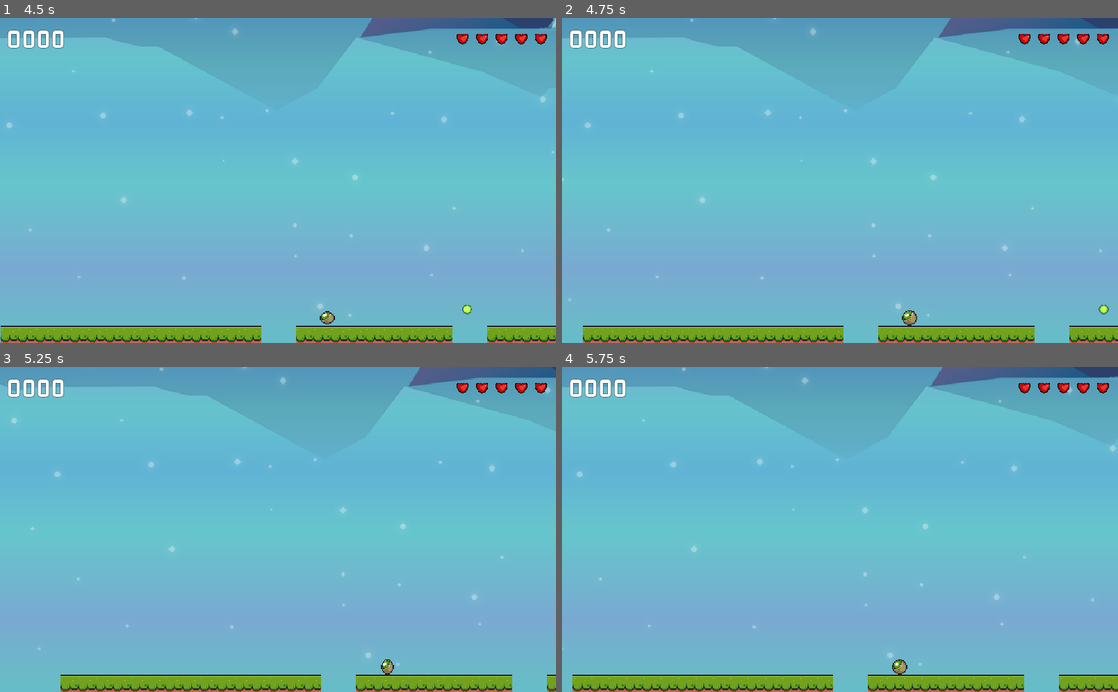
Above: before the commit, frames 1-4 (two rows, left to right).
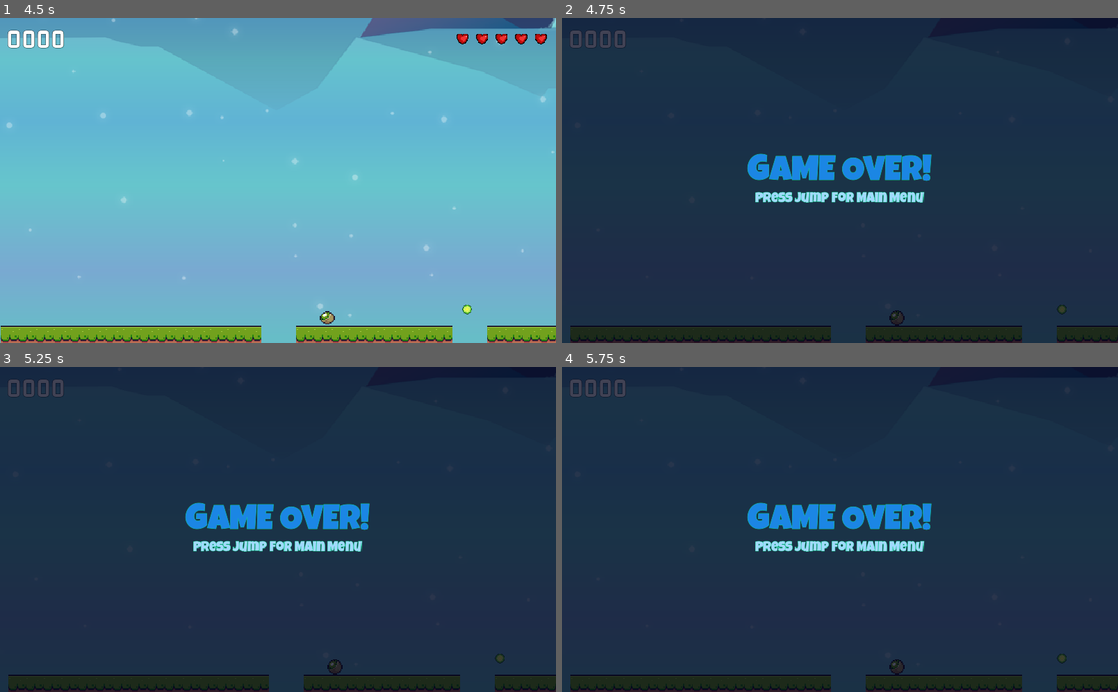
Above: after the commit, the same moments.

Repository: dizuane/godot-fox-antics
Game: Godot game, scene res://main/main.tscn
The game is run twice, just before and just after one commit, with the same random seed, the same clock (stepped at 60 frames per second) and the same inputs.
Inputs:
- Up to frame 1 (4.5 s): tap Enter at 0.5 s; hold D (right) 0.53-2.03 s; tap E (shoot) every 0.75 s from 0.6 to 4.35 s; tap Space (jump) at 0.77, 1.52, 3.02, 3.77 s; hold A (left) 2.03-2.78 s; hold D (right) 2.78-4.28 s; hold A (left) from 4.28 s (still down)
- Up to frame 2 (4.75 s): keep holding A (left); tap Space (jump) at 4.52 s
- Up to frame 3 (5.25 s): release A (left) at 5.03 s; hold D (right) from 5.03 s (still down); tap E (shoot) at 5.1 s
- Up to frame 4 (5.75 s): keep holding D (right)

Frame 1 is identical in both runs. In frame 2, 100% of the frame differs, in the area x 0-100%, y 0-100%; in frame 3, 100%; in frame 4, 100%.

Commit message:
Added death when falling off of the map

Diff:
--- a/player/player.gd
+++ b/player/player.gd
@@ -8,6 +8,7 @@
 @onready var hurt_timer = $HurtTimer
 
 const GRAVITY: float = 1000.0
+const FALLEN_OFF: float = 100.0
 const RUN_SPEED: float = 120.0
 const MAX_FALL: float = 400.0
 const JUMP_VELOCITY: float = -400.0
@@ -30,6 +31,7 @@
 
 
 func _physics_process(delta):
+	fallen_off()
 	if !is_on_floor():
 		velocity.y += GRAVITY * delta
 
@@ -50,6 +52,14 @@
 		_invincible,
 		_lives
 	]
+
+
+func fallen_off() -> void:
+	if global_position.y < FALLEN_OFF:
+		return
+
+	_lives = 1
+	reduce_lives()
 
 
 func shoot() -> void:
